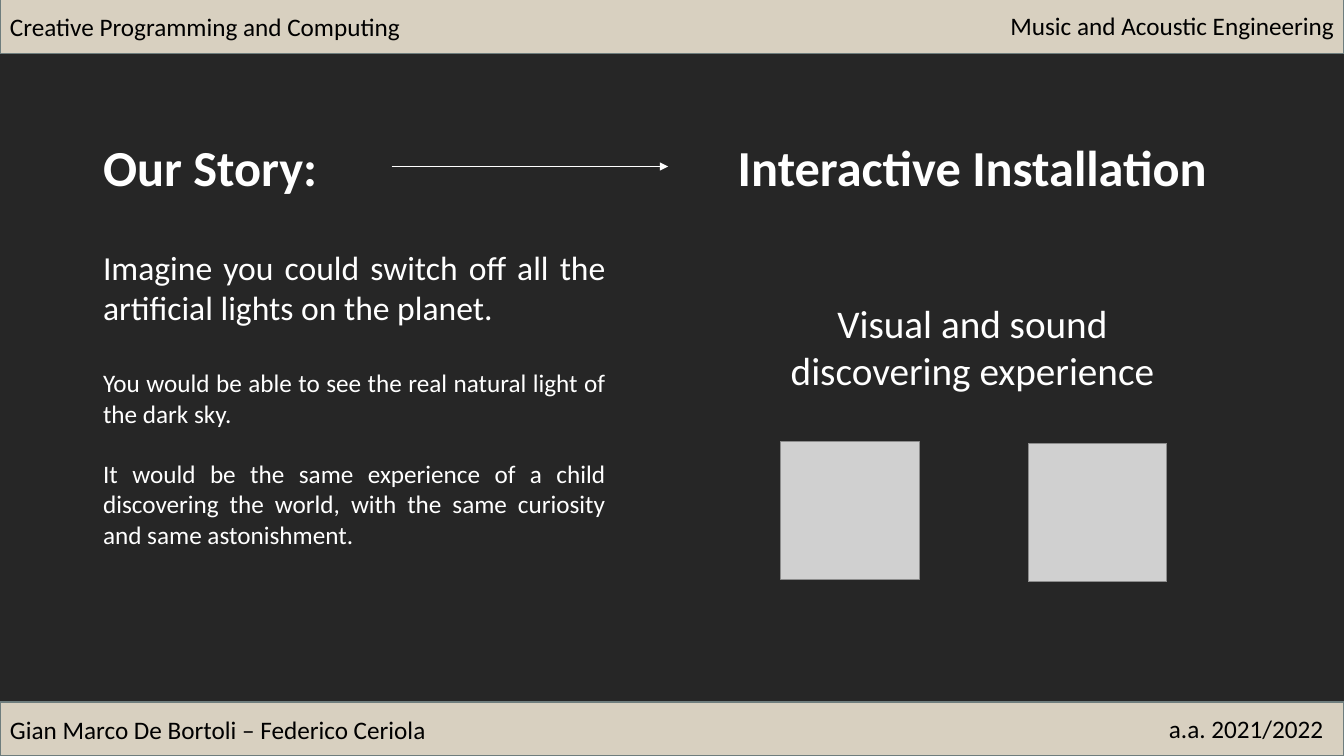
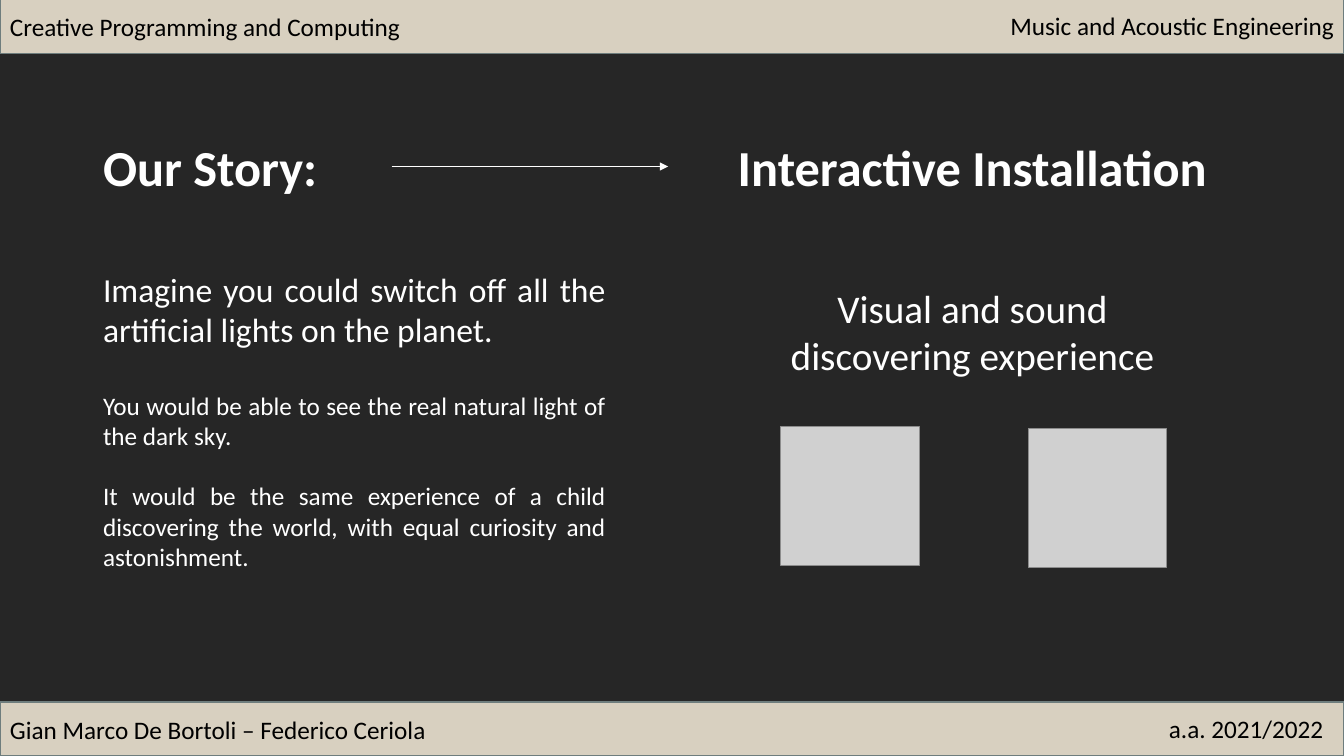
Before and after one commit to fCeriola/CPC_project, a slide deck: slide 3 of Proposta progetto.pptx. Drawn at 1344x756 pixels with LibreOffice and Linux fonts; fonts in the diff are those of the drawing; grey boxes stand for pictures. Boxes give left, top, right and bottom in pixels: in the first picture for what was removed or moved away, otherwise in the second. Text is boxed around its words. In the diff, an @@ line names an element or a change of style, - is before the commit and + after.

```diff
--- a/Proposta progetto.pptx
+++ b/Proposta progetto.pptx
@@ text "Imagine you could switch off ...": place and size @@
-text "Imagine you could switch off ..." at (103,256,606,544)
+text "Imagine you could switch off ..." at (103,278,606,566)
@@ 2 pictures, 1 text: place and size @@
-2 pictures, 1 text at (781,310,1168,583)
+2 pictures, 1 text at (781,295,1168,568)
@@ text at (103,487,606,566): text changed @@
-It would be the same experience of a child discovering the world, with the same curiosity and same astonishment.
+It would be the same experience of a child discovering the world, with equal curiosity and astonishment.
```
Also in this commit, not shown: 3 other slides changed.
